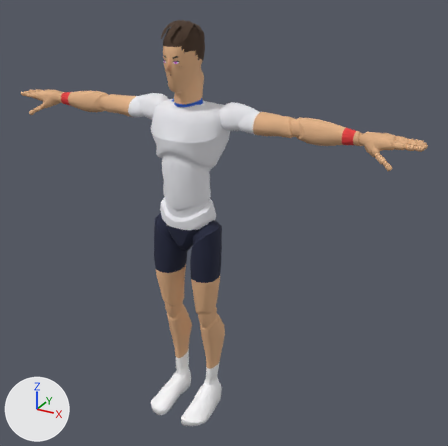
Before and after pictures for a commit that changed the glTF model sweetspot/models/players/p15.glb.
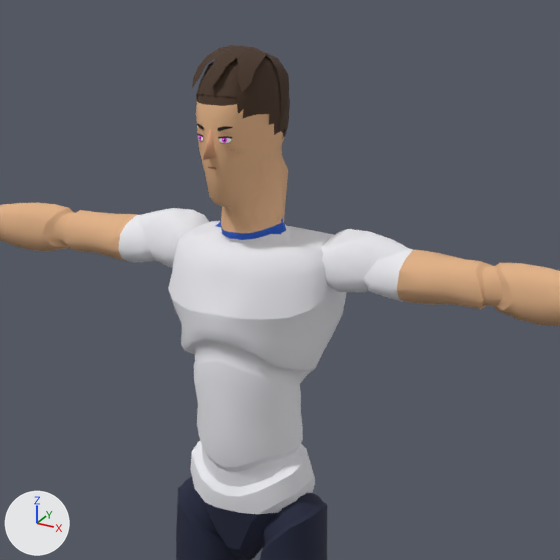
Each version appears first whole from a 50 mm lens placed at (1.361, -2.147, 2.073), pointed at (0.141, 0.071, 0.964), and next in a close-up on the part from 17% to 73% of the width and 0% to 56% of the height. Every picture has the same lights, and +X, +Y and +Z are marked at lower left. The first two pictures are the older version. Vertices at exactly the same position are counted once.

Before the edit, the objects in view are built like this:
```python
me_face = bpy.data.meshes.new('Face')
me_face.from_pydata(...)  # 54 vertices, 66 faces; spans x -0.0594..0.0594, y -0.1103..-0.0313, z 1.6022..1.7234
me_face.materials.append(mat_face)  # picture img_face_01
me_hair = bpy.data.meshes.new('Hair')
me_hair.from_pydata(...)  # 408 vertices, 770 faces; spans x -0.079..0.079, y -0.107..0.095, z 1.646..1.825
me_hair.materials.append(mat_palette)  # picture img_palette
me_mannequin = bpy.data.meshes.new('Mannequin')
me_mannequin.from_pydata(...)  # 7378 vertices, 14511 faces; spans x -0.97..0.97, y -0.21..0.14, z 0.0..1.81
me_mannequin.materials.append(mat_palette)  # picture img_palette
me_nose = bpy.data.meshes.new('Nose')
me_nose.from_pydata(...)  # 6 vertices, 6 faces; spans x -0.01..0.01, y -0.1347..-0.1048, z 1.6469..1.6957
me_nose.materials.append(mat_palette)  # picture img_palette
ob_body = bpy.data.objects.new('Body', me_mannequin)
ob_body.location = (0.0, 0.0, 0.0)
ob_face = bpy.data.objects.new('Face', me_face)
ob_face.location = (0.0, 0.0, 0.0)
ob_hair = bpy.data.objects.new('Hair', me_hair)
ob_hair.location = (0.0, 0.0, 0.0)
ob_nose = bpy.data.objects.new('Nose', me_nose)
ob_nose.location = (0.0, 0.0, 0.0)
```
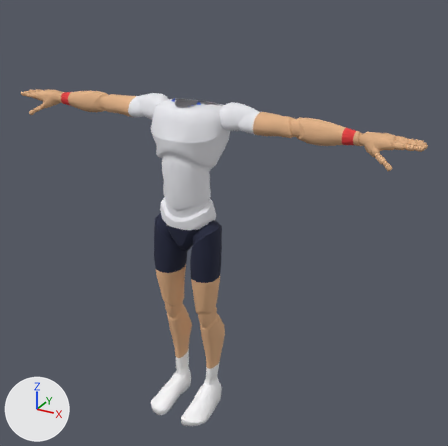
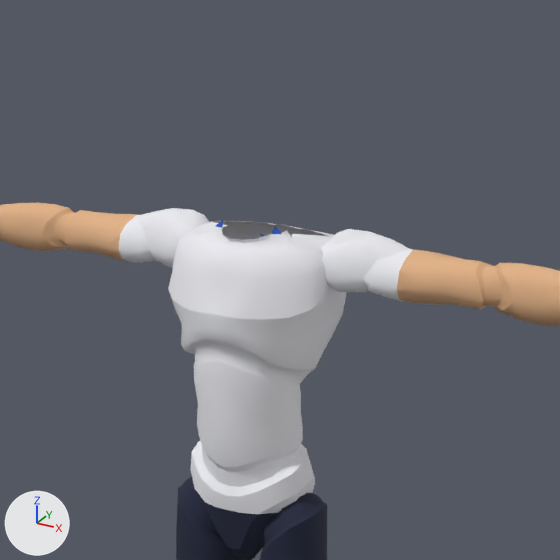
Pixel boxes (x1, y1, x2, y2) of what changed, in the close-ups (560 x 560 px):
'Body', reshaped: before (0, 61, 560, 560); after (0, 203, 560, 560)
'Hair', deleted (brown): before (192, 45, 290, 138)
'Nose', deleted: before (203, 129, 216, 160)
'Face', deleted: before (197, 124, 232, 169)
part 1 of me_mannequin, cut back: before (196, 61, 327, 243); after (228, 238, 255, 243)

Diff of the bpy script that builds the scene:
```diff
--- a/sweetspot/models/players/p15.glb.py
+++ b/sweetspot/models/players/p15.glb.py
@@ me_mannequin @@
 # used by ob_body; location = (0.0, 0.0, 0.0)
-me_mannequin.from_pydata(...)  # 7378 vertices, 14511 faces; spans x -0.97..0.97, y -0.21..0.14, z 0.0..1.81
+me_mannequin.from_pydata(...)  # 7088 vertices, 13890 faces; spans x -0.97..0.97, y -0.21..0.14, z 0.0..1.51
+# me_mannequin part 1: 3 vertices moved within x -0.01..0.01, y -0.04, z 1.49; 290 vertices removed from x -0.07..0.07, y -0.11..0.09, z 1.49..1.81
 me_mannequin.materials.append(mat_palette)
@@ ob_face @@
-ob_face = bpy.data.objects.new('Face', me_face)
-ob_face.location = (0.0, 0.0, 0.0)
@@ ob_hair @@
-ob_hair = bpy.data.objects.new('Hair', me_hair)
-ob_hair.location = (0.0, 0.0, 0.0)
@@ ob_nose @@
-ob_nose = bpy.data.objects.new('Nose', me_nose)
-ob_nose.location = (0.0, 0.0, 0.0)
```
